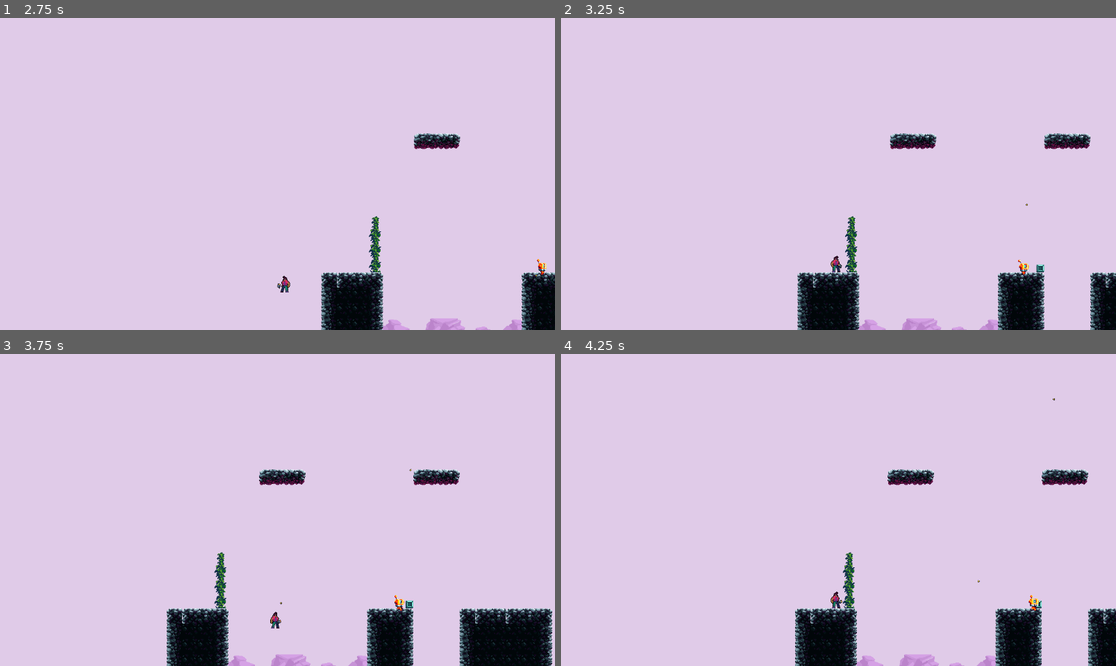
Above: before the commit, frames 1-4 (two rows, left to right).
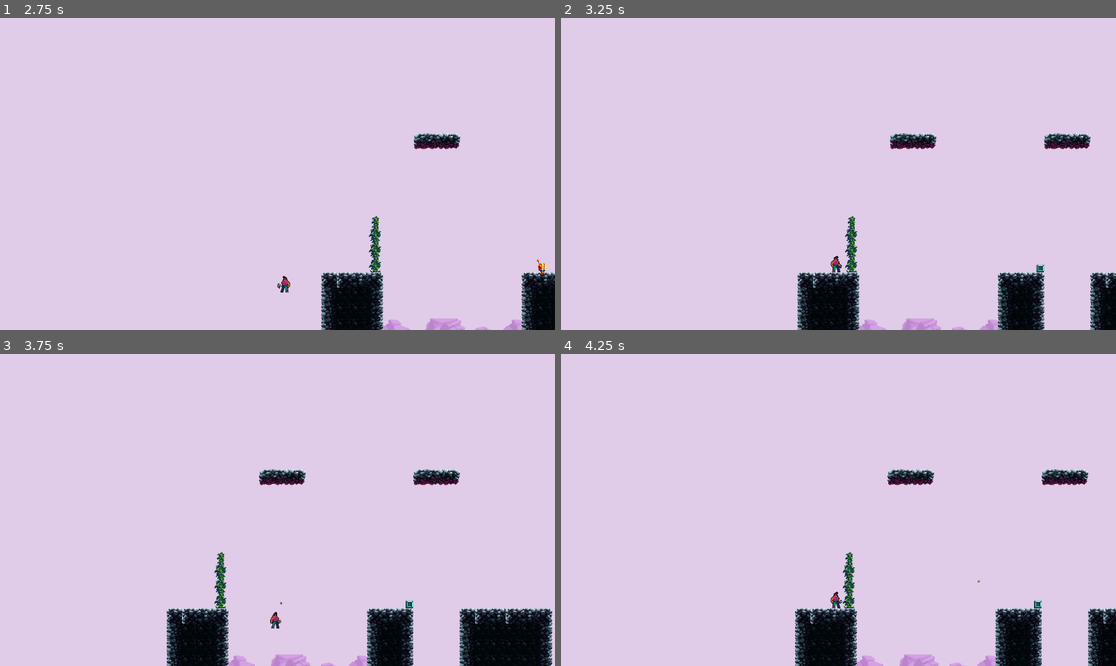
Above: after the commit, the same moments.

Repository: SamanAshoori/Godot_2D_Grapple_Game
Game: Godot game, scene res://Scenes/level_one.tscn
The game is run twice, just before and just after one commit, with the same random seed, the same clock (stepped at 60 frames per second) and the same inputs.
Inputs (mouse positions are in pixels of both pictures, inside the frame that each line leads up to):
- Up to frame 1 (2.75 s): move the mouse to (399, 158) at 0.52 s; hold D (move_right) 0.53-2.03 s; right-click (399, 158) at 0.6 s; tap Space (jump) at 0.77, 1.52 s; move the mouse to (166, 189) at 1.27 s; click (166, 189) at 1.35 s; move the mouse to (333, 105) at 2.02 s; hold A (move_left) from 2.03 s (still down); right-click (333, 105) at 2.1 s
- Up to frame 2 (3.25 s): move the mouse to (810, 236) at 2.77 s; release A (move_left) at 2.78 s; hold D (move_right) from 2.78 s (still down); click (810, 236) at 2.85 s; tap Space (jump) at 3.02 s
- Up to frame 3 (3.75 s): keep holding D (move_right); move the mouse to (444, 556) at 3.52 s; right-click (444, 556) at 3.6 s
- Up to frame 4 (4.25 s): keep holding D (move_right); tap Space (jump) at 3.77 s

Frame 1 is identical in both runs. In frame 2, less than 0.1% of the frame differs, in the area x 82-85%, y 59-83%; in frame 3, less than 0.1%; in frame 4, less than 0.1%, in the area x 84-89%, y 14-83%.

Commit message:
made gun remove enemy
gun now kills enemy

Diff:
--- a/Scenes/bullet.gd
+++ b/Scenes/bullet.gd
@@ -8,3 +8,8 @@
 
 func _on_visible_on_screen_notifier_2d_screen_exited() -> void:
 	queue_free()
+
+
+func _on_area_2d_area_entered(area: Area2D) -> void:
+	area.get_parent().queue_free()
+	queue_free() # Replace with function body.
--- a/Scenes/bullet.tscn
+++ b/Scenes/bullet.tscn
@@ -1,7 +1,10 @@
-[gd_scene load_steps=3 format=3 uid="uid://dw6wtr27rprbf"]
+[gd_scene load_steps=4 format=3 uid="uid://dw6wtr27rprbf"]
 
 [ext_resource type="Script" uid="uid://fvx53caxkjrs" path="res://Scenes/bullet.gd" id="1_oduel"]
 [ext_resource type="Texture2D" uid="uid://xqw1u8e4q8fd" path="res://Sprites/3.png" id="1_xjght"]
+
+[sub_resource type="CircleShape2D" id="CircleShape2D_oduel"]
+radius = 3.0
 
 [node name="Bullet" type="Node2D"]
 script = ExtResource("1_oduel")
@@ -9,8 +12,14 @@
 [node name="Sprite2D" type="Sprite2D" parent="."]
 texture = ExtResource("1_xjght")
 
+[node name="Area2D" type="Area2D" parent="Sprite2D"]
+
+[node name="CollisionShape2D" type="CollisionShape2D" parent="Sprite2D/Area2D"]
+shape = SubResource("CircleShape2D_oduel")
+
 [node name="VisibleOnScreenNotifier2D" type="VisibleOnScreenNotifier2D" parent="."]
 position = Vector2(9.53674e-07, 4.76837e-07)
 scale = Vector2(3.4, 2.2)
 
+[connection signal="area_entered" from="Sprite2D/Area2D" to="." method="_on_area_2d_area_entered"]
 [connection signal="screen_exited" from="VisibleOnScreenNotifier2D" to="." method="_on_visible_on_screen_notifier_2d_screen_exited"]
